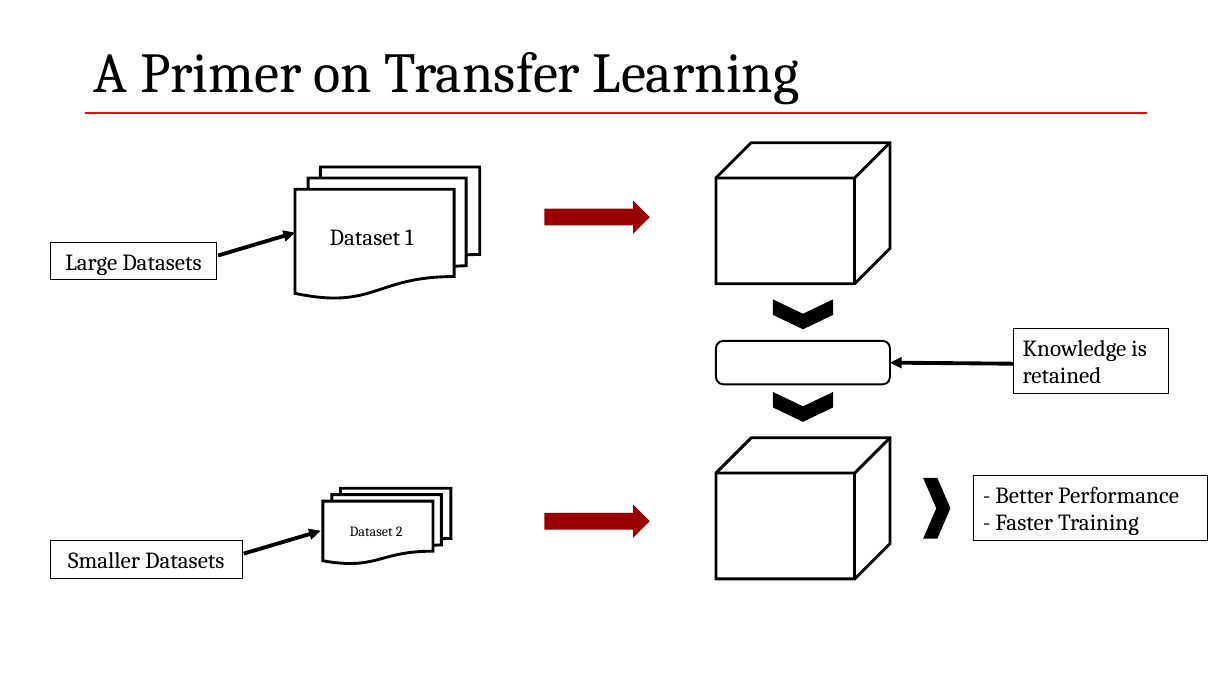
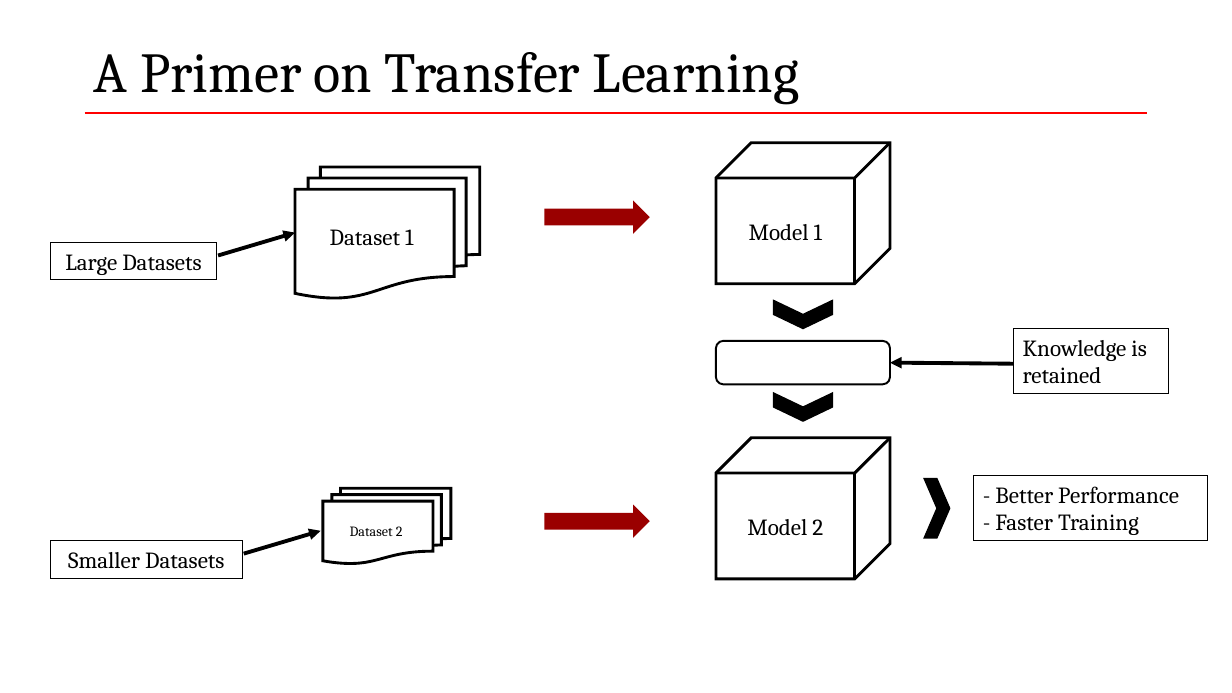
Before and after one commit to WissamAntoun/pydata_khobar_meetup, a slide deck: slide 3 of AraBERT-Pydata.pptx. Drawn at 1232x693 pixels with LibreOffice and Linux fonts; fonts in the diff are those of the drawing; background and template pictures are left out. Boxes give left, top, right and bottom in pixels: in the first picture for what was removed or moved away, otherwise in the second. Text is boxed around its words. In the diff, an @@ line names an element or a change of style, - is before the commit and + after.

```diff
--- a/AraBERT-Pydata.pptx
+++ b/AraBERT-Pydata.pptx
@@ cube "Model 1" at (716,142,890,284): text colour #FFFFFF to #000000 @@
@@ cube "Model 2" at (716,438,890,579): text colour #FFFFFF to #000000 @@
```
Also in this commit, not shown: 2 other slides changed, 1 other file.
